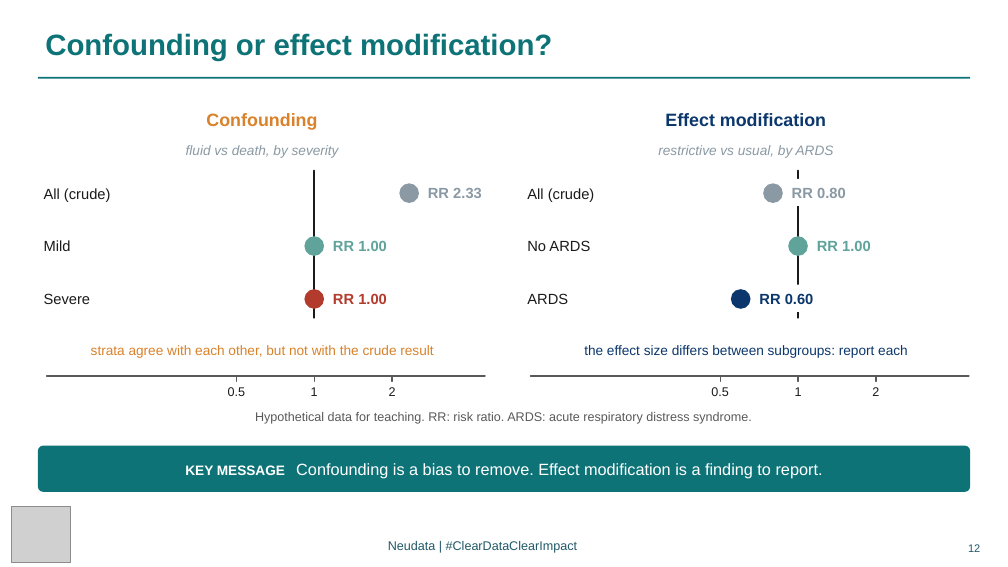
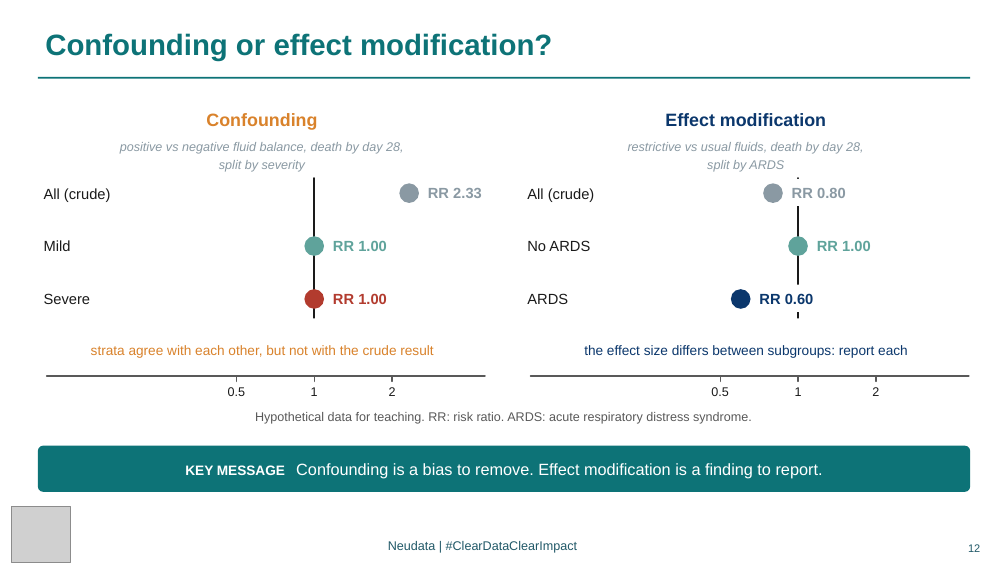
Before and after one commit to neu-data/FoundationsofClinicalResearch, a slide deck: slide 12 of en/files/slides/Session_4_EN.pptx. Drawn at 1008x567 pixels with LibreOffice and Linux fonts; fonts in the diff are those of the drawing; grey boxes stand for pictures. Boxes give left, top, right and bottom in pixels: in the first picture for what was removed or moved away, otherwise in the second. Text is boxed around its words. In the diff, an @@ line names an element or a change of style, - is before the commit and + after.

Commit message:
Rebuild site for course v3.15 (registry wording, Lectures 3 to 5 fixes)

```diff
--- a/en/files/slides/Session_4_EN.pptx
+++ b/en/files/slides/Session_4_EN.pptx
@@ text at (120, 142, 403, 172): text changed; size 13 to 12 pt @@
-fluid vs death, by severity
+positive vs negative fluid balance, death by day 28,
+split by severity
@@ text at (628, 142, 863, 172): text changed; size 13 to 12 pt @@
-restrictive vs usual, by ARDS
+restrictive vs usual fluids, death by day 28,
+split by ARDS
@@ line moved from (315, 171) - (315, 318) to (315, 178) - (315, 318) @@
@@ line moved from (799, 171) - (799, 318) to (799, 178) - (799, 318) @@
```
Also in this commit, not shown: 4 other slides changed, 44 other files.
